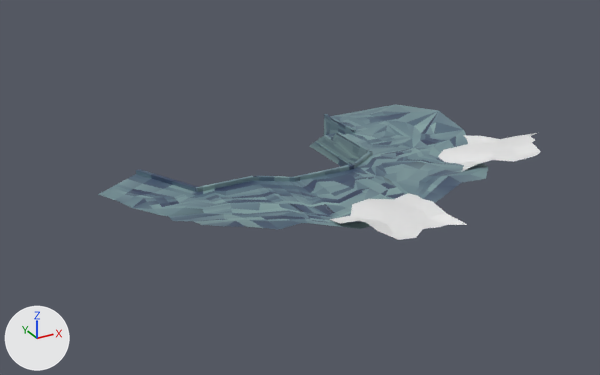
The FBX model Assets/Models/__WORLD__/harbor/harbor.fbx, before and after one commit.
Camera for both pictures: a 50 mm camera at (-43.2, -72.7, 38.7) aimed at (-3.6, -0.7, 2.7). Every picture has the same lights, and +X, +Y and +Z are marked at lower left. The first picture is the older version. Where no turn or scale is listed for an object, it has been applied to the vertices. Vertices at exactly the same position are counted once.

The first picture shows 'harbor', 'path1', 'path2'.
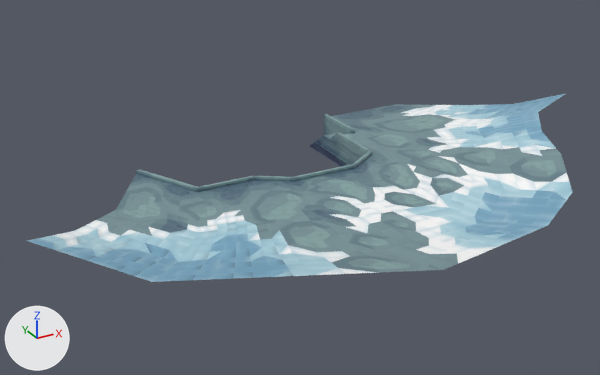
Boxes (x1, y1, x2, y2) around the edits, measured in the pictures (600 x 375 px):
'ground_selection', added: after (28, 94, 572, 282)
'ground', added (cyan): after (97, 104, 567, 273)
'harbor', reshaped: before (98, 104, 488, 229); after (136, 114, 372, 192)
'path1', deleted: before (329, 193, 467, 240)
'path2', deleted: before (438, 133, 541, 171)
part 1 of me_harbor, cut back: before (98, 104, 488, 229); after (136, 136, 372, 192)
part 2 of me_harbor, surface changed: (137, 114, 372, 188) in both

The change in detail:
Picture 'harbor_stone.png' (img_harbor_stone_png) is new.
Picture 'harbor_ground.png' (img_harbor_ground_png) is new.
Material 'harbor_stone.png' (mat_harbor_stone_png) is new.
Its texture is img_harbor_stone_png (with its transparency).
Material 'harbor_ground.png' (mat_harbor_ground_png) is new.
Its texture is img_harbor_ground_png (with its transparency).
me_harbor is used by ob_harbor; location (0.0, 0.0, -0.56).
me_harbor had 1263 vertices, 1269 faces and spanned x -23.4..23.1, y -12.9..17.1, z 0.0..4.9.
me_harbor now has 761 vertices, 710 faces and spans x -18.1..21.2, y 0.1..17.1, z 0.0..4.1.
me_harbor part 1: 5 vertices moved from x -5.7..7.6, y 0.5..13.0, z 1.3..2.9 to x -5.7..7.6, y 0.5..13.0, z 1.5..2.8; 542 vertices removed from x -23.4..23.1, y -12.9..16.7, z 0.8..4.9; 40 vertices added at x -18.1..7.9, y 0.1..11.2, z 0.9..3.8.
me_harbor part 2: 614 kept faces spanning x -18.1..21.2, y 0.1..17.1, z 0.0..4.1 get new texture (UV) coordinates.
Mesh me_ground is new.
It has 882 vertices, 956 faces and spans x -25.5..26.1, y -26.4..17.1, z 3.6..5.9.
It uses material mat_harbor_stone_png (picture img_harbor_stone_png).
Mesh me_ground_selection is new.
It has 481 vertices, 460 faces and spans x -33.0..39.9, y -26.1..14.4, z 3.6..5.9.
It uses material mat_harbor_ground_png (picture img_harbor_ground_png).
Object 'path1' (ob_path1) is deleted.
Object 'path2' (ob_path2) is deleted.
Object 'ground' (ob_ground) is new; it shows me_ground.
Its location is (0.0, 0.0, -0.56).
Object 'ground_selection' (ob_ground_selection) is new; it shows me_ground_selection.
Its location is (0.0, 0.0, -0.56).
